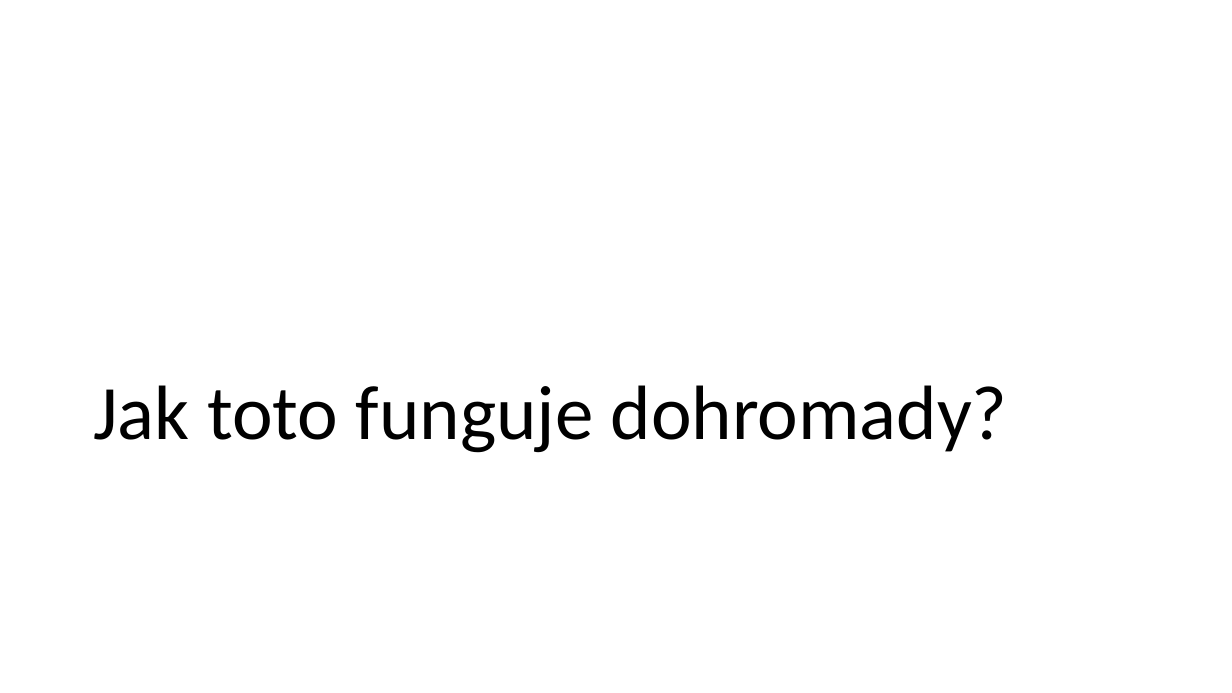
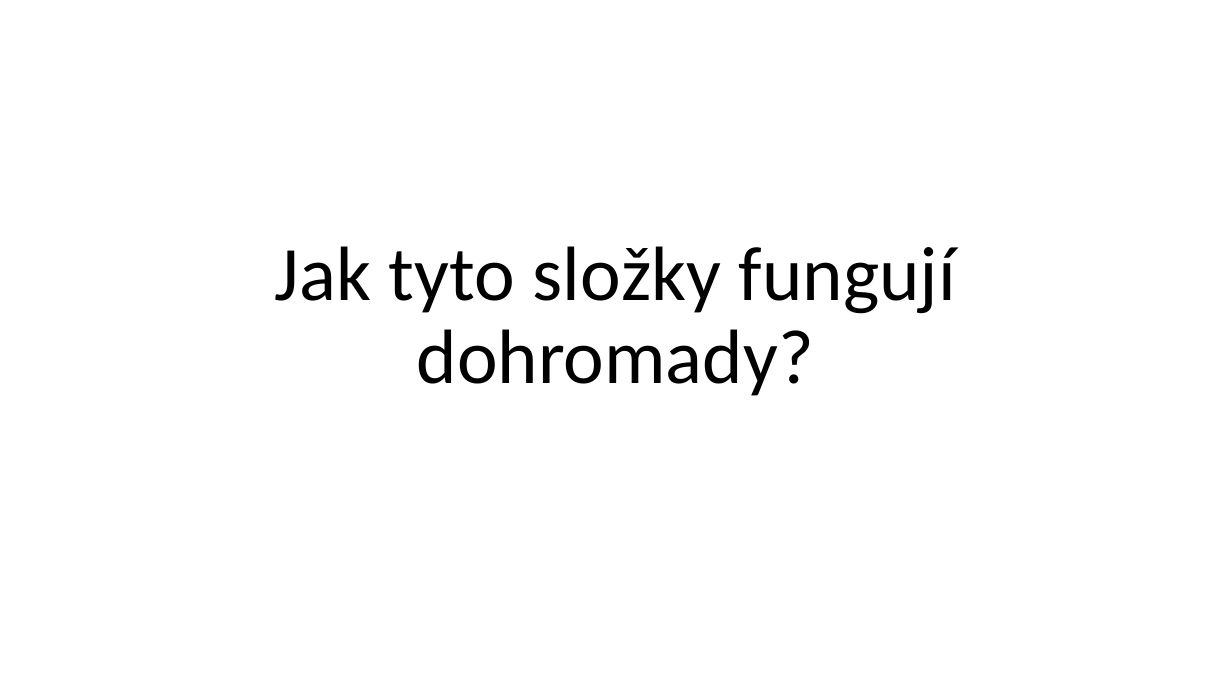
Before and after one commit to GLProgrammer/PrincipFungovaniInternetu, a slide deck: slide 6 of Princip fungvání internetu.pptx. Drawn at 1232x693 pixels with LibreOffice and Linux fonts; fonts in the diff are those of the drawing. Boxes give left, top, right and bottom in pixels: in the first picture for what was removed or moved away, otherwise in the second. Text is boxed around its words. In the diff, an @@ line names an element or a change of style, - is before the commit and + after.

```diff
--- a/Princip fungvání internetu.pptx
+++ b/Princip fungvání internetu.pptx
@@ title "Jak tyto složky fungují dohromady?" at [84, 173, 1147, 461]: vertical alignment bottom to middle @@
@@ title at [275, 246, 956, 396]: text changed @@
-Jak toto funguje dohromady?
+Jak tyto složky fungují dohromady?
```
Also in this commit, not shown: 5 other slides changed, 2 slides added.
